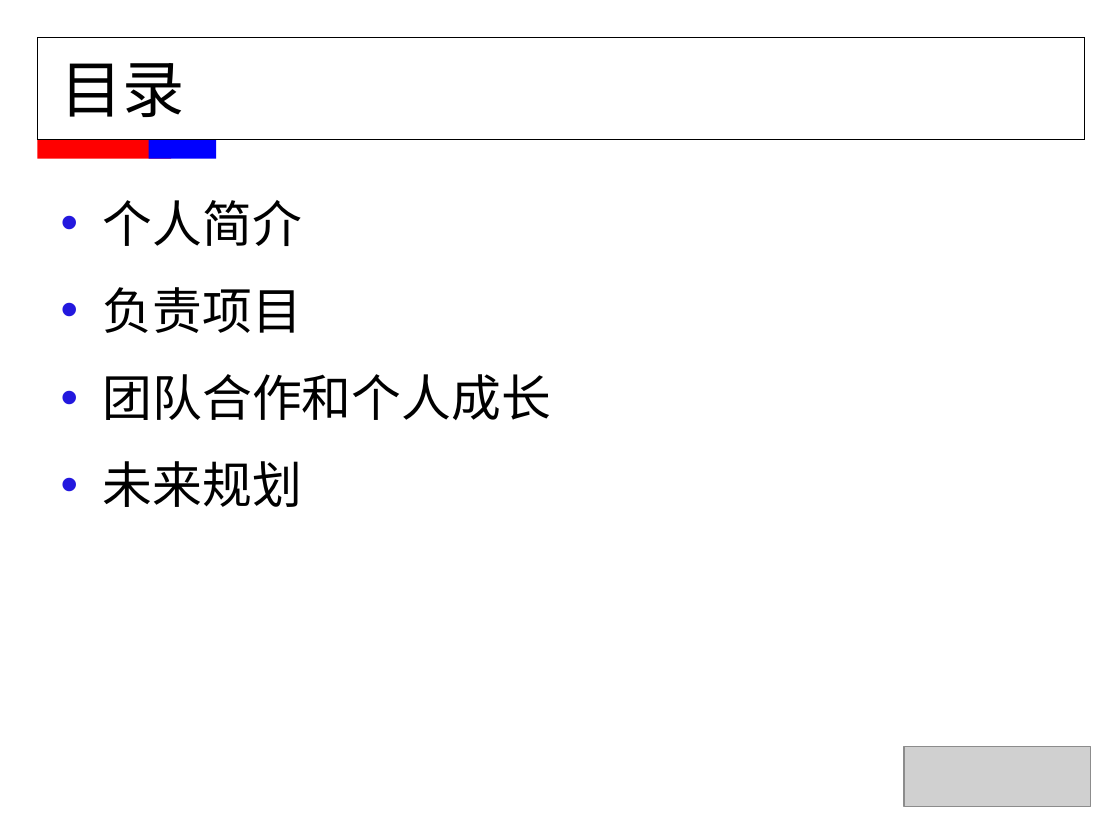
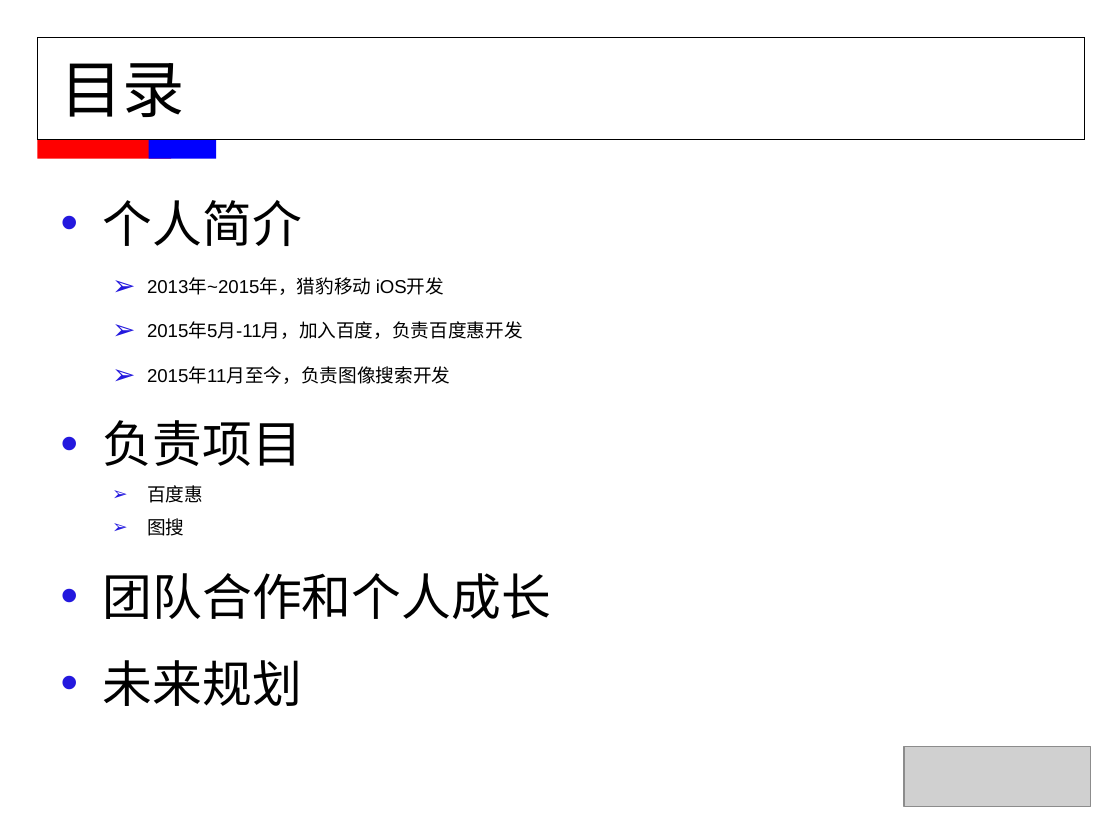
Before and after one commit to FridayAndHoliday/ElenaCodeManager, a slide deck: slide 2 of document/MMS职称评定-董伟平.ppt. Drawn at 1120x840 pixels with LibreOffice and Linux fonts; fonts in the diff are those of the drawing; grey boxes stand for pictures. Boxes give left, top, right and bottom in pixels: in the first picture for what was removed or moved away, otherwise in the second. Text is boxed around its words. In the diff, an @@ line names an element or a change of style, - is before the commit and + after.

```diff
--- a/document/MMS职称评定-董伟平.ppt
+++ b/document/MMS职称评定-董伟平.ppt
@@ text at (147, 278, 523, 384): paragraphs added @@
+  ➢ 2013年~2015年，猎豹移动 iOS开发
+  ➢ 2015年5月-11月，加入百度，负责百度惠开发
+  ➢ 2015年11月至今，负责图像搜索开发
@@ text at (147, 485, 203, 536): paragraphs added @@
+  ➢ 百度惠
+  ➢ 图搜
```
Also in this commit, not shown: 7 other slides changed, 1 slide removed.
